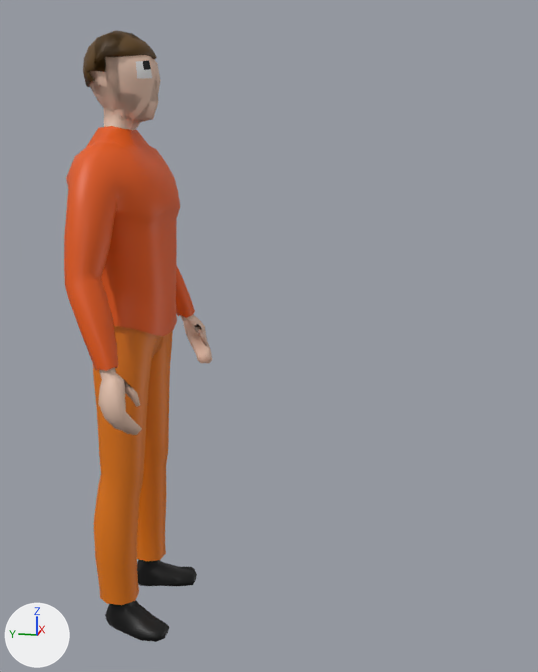
Two versions of the FBX model Content/Johnathan/Player.fbx, one commit apart.
The view is the same before and after, from a camera (50 mm lens) standing at (-2.24, -0.893, 1.564) and looking at (0.011, -0.443, 1.001). The lights are fixed; the arrows at lower left show +X, +Y and +Z. Where no turn or scale is listed for an object, it has been applied to the vertices.

Objects in the first picture: 'Pants', 'Shirtred', 'hair', 'player'.
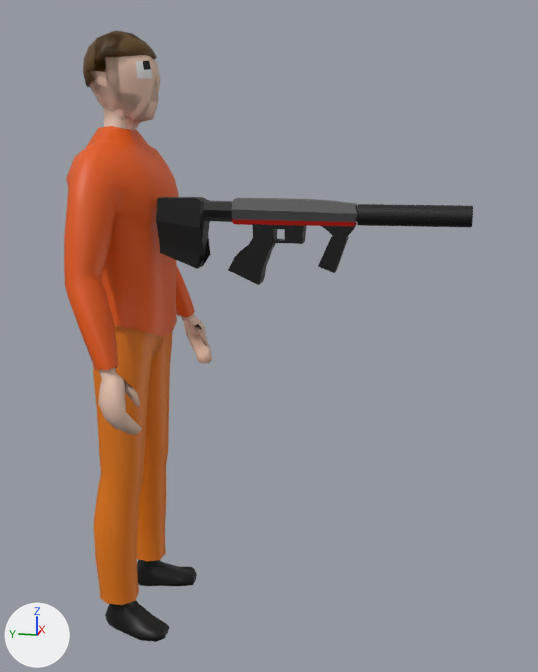
Where the change shows, as pixel boxes [x1, y1, x2, y2] in the pictures (538 x 672 px):
'Cube', added (black): after [156, 197, 473, 285]
    faces in mat_very_dark (black #000000): [156, 197, 473, 269]
    faces in mat_material_001 (black #000000): [204, 201, 357, 285]
    faces in mat_body (dark grey #686868): [231, 198, 358, 222]
    faces in mat_middle (red #b11100): [232, 219, 357, 226]

The change, as a diff of the scene's bpy script:
```diff
--- a/Content/Johnathan/Player.fbx.py
+++ b/Content/Johnathan/Player.fbx.py
@@ mat_very_dark @@
+mat_very_dark = principled_material('Very dark')
+mat_very_dark.base_color = (0.0, 0.0, 0.0)  # black #000000
@@ mat_material_001 @@
+mat_material_001 = principled_material('Material.001')
+mat_material_001.base_color = (0.0, 0.0, 0.0)  # black #000000
@@ mat_body @@
+mat_body = principled_material('Body')
+mat_body.base_color = (0.137, 0.137, 0.137)  # dark grey #676767
+mat_body.metallic = 0.719
@@ mat_material @@
+mat_material = principled_material('Material')
+mat_material.base_color = (0.109, 0.109, 0.109)  # dark grey #5d5d5d
+mat_material.roughness = 0.4
@@ mat_middle @@
+mat_middle = principled_material('Middle')
+mat_middle.base_color = (0.441, 0.00561, 0.0)  # red #b11100
+mat_middle.metallic = 0.628
@@ me_cube @@
+me_cube.from_pydata(...)  # 280 vertices, 218 faces; spans x -0.037..0.037, y -0.451..0.444, z -0.205..0.043
+# faces by material slot: [40, 60, 27, 78, 13]
+me_cube.materials.append(mat_material)  # dark grey #5d5d5d
+me_cube.materials.append(mat_very_dark)  # black #000000
+me_cube.materials.append(mat_body)  # dark grey #676767
+me_cube.materials.append(mat_material_001)  # black #000000
+me_cube.materials.append(mat_middle)  # red #b11100
@@ ob_cube @@
+ob_cube = bpy.data.objects.new('Cube', me_cube)
+ob_cube.location = (-0.113, -0.583, 1.395)
```
